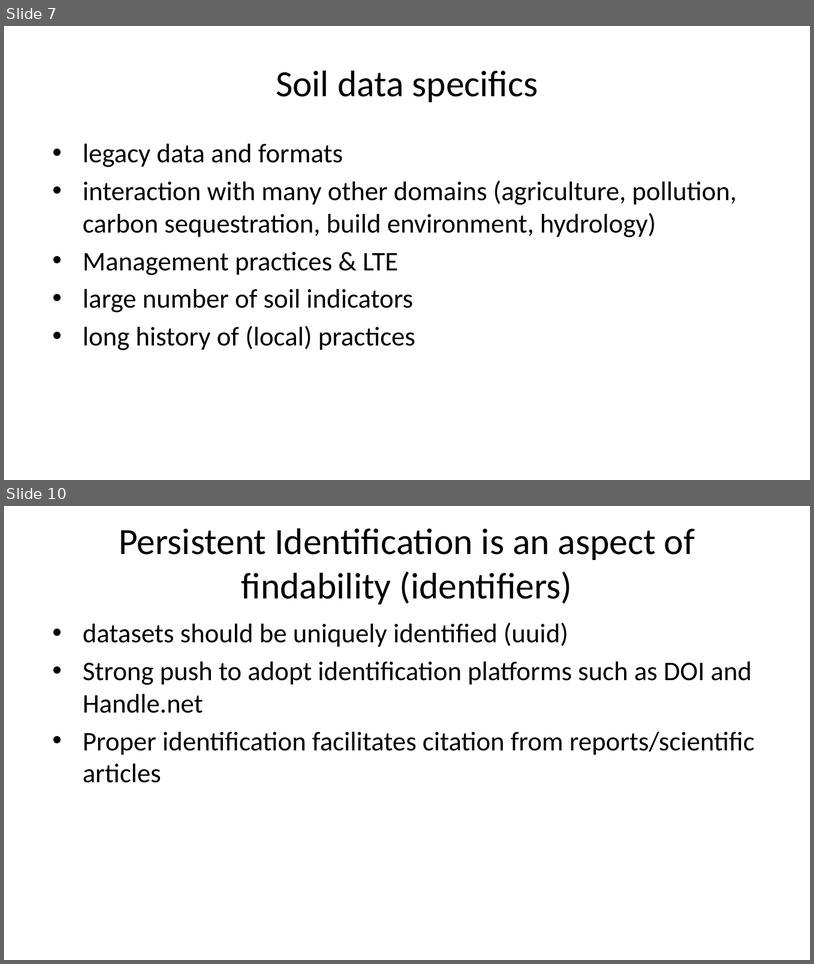
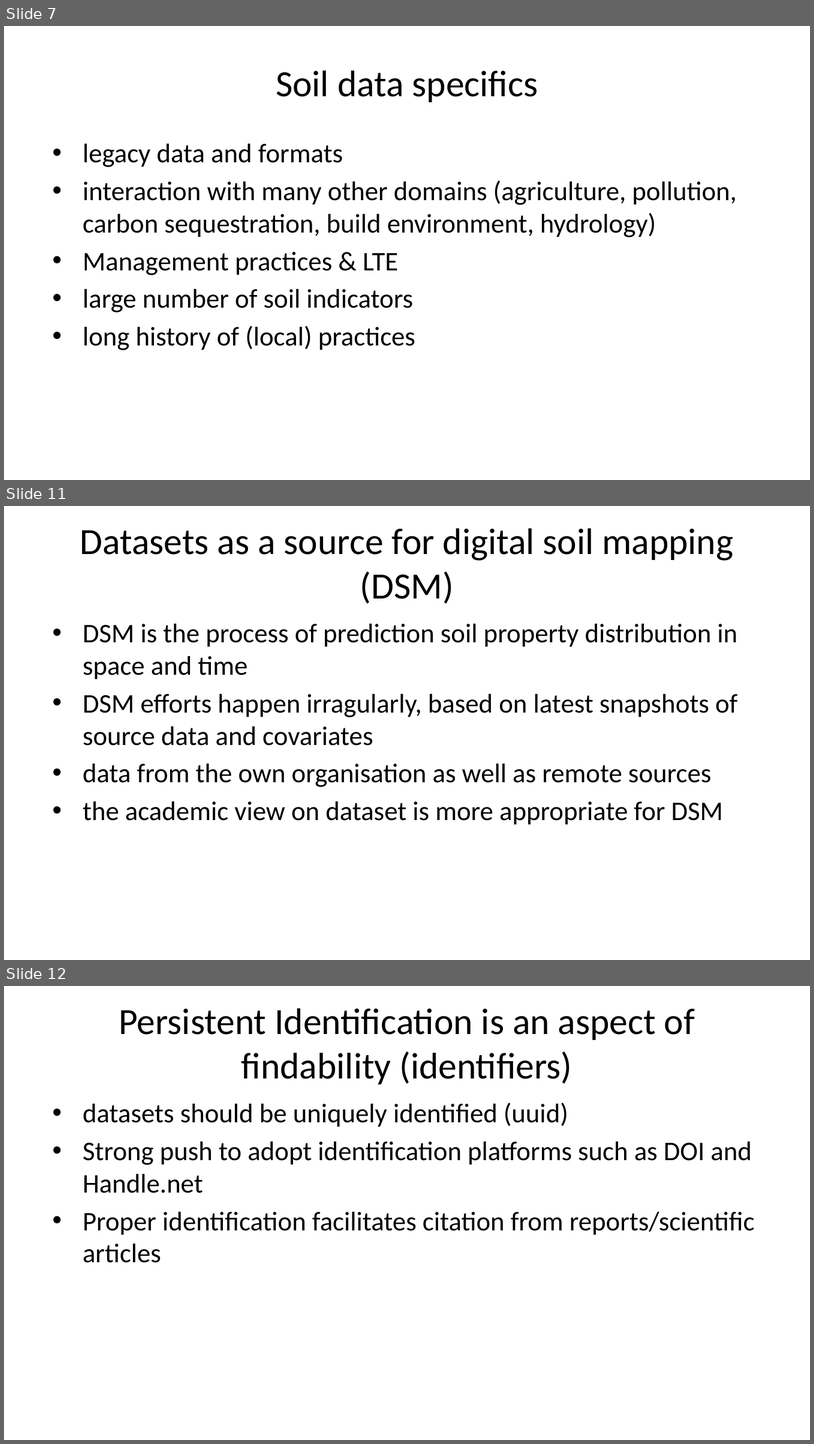
Before and after one commit to pvgenuchten/slides, a slide deck: slides/2026-soil-information-systems-for-decision-making-in-africa.pptx. Shown one above the other, each under a label of ours: slides 7 and 10 before the commit, slides 7, 11 and 12 after it; the slides between them are not shown. The pictures are 814x964 and 814x1444 pixels, drawn with LibreOffice and Linux fonts; fonts in the diff are those of the drawing. Boxes give left, top, right and bottom in pixels: in the first picture for what was removed or moved away, otherwise in the second. Text is boxed around its words. In the diff, an @@ line names an element or a change of style, - is before the commit and + after.

```diff
--- a/slides/2026-soil-information-systems-for-decision-making-in-africa.pptx
+++ b/slides/2026-soil-information-systems-for-decision-making-in-africa.pptx
@@ slide 11 added at [4, 506, 810, 960], background #FFFFFF @@
@@ title added at [80, 528, 734, 604], 33 pt, text #000000 @@
+Datasets as a source for digital soil mapping (DSM)
@@ text added at [83, 624, 738, 825], 24 pt, text #000000 @@
+• DSM is the process of prediction soil property distribution in space and time
+• DSM efforts happen irragularly, based on latest snapshots of source data and covariates
+• data from the own organisation as well as remote sources
+• the academic view on dataset is more appropriate for DSM
@@ what was slide 10 is now slide 12 @@
```
Also in this commit, not shown: 5 slides changed, 1 other slide added, 13 other files.
